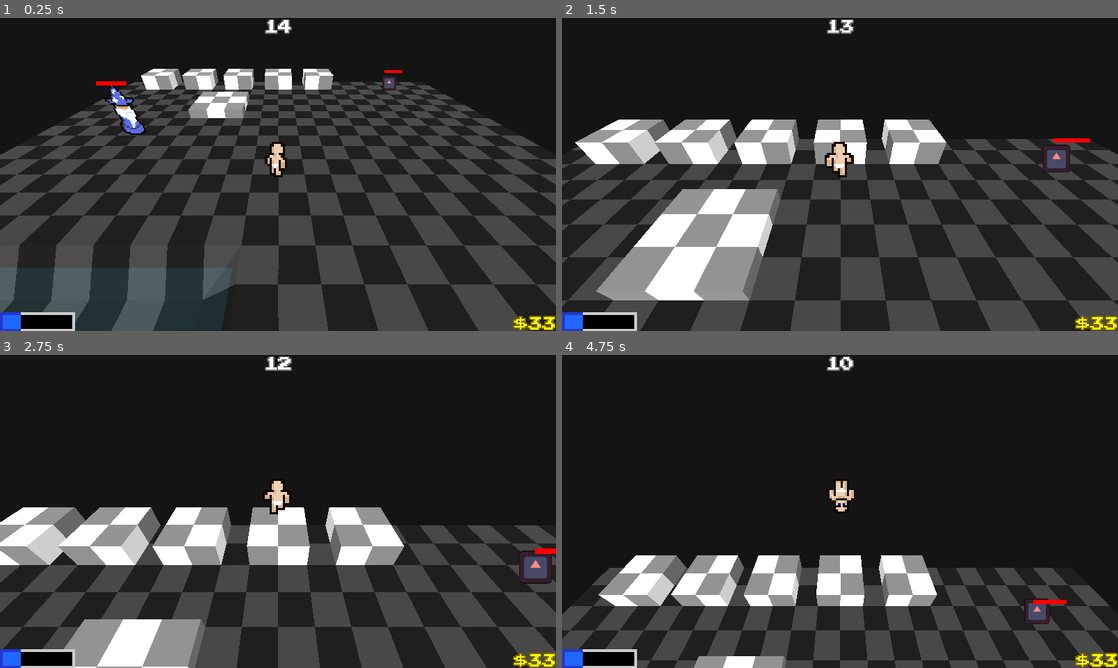
Above: before the commit, frames 1-4 (two rows, left to right).
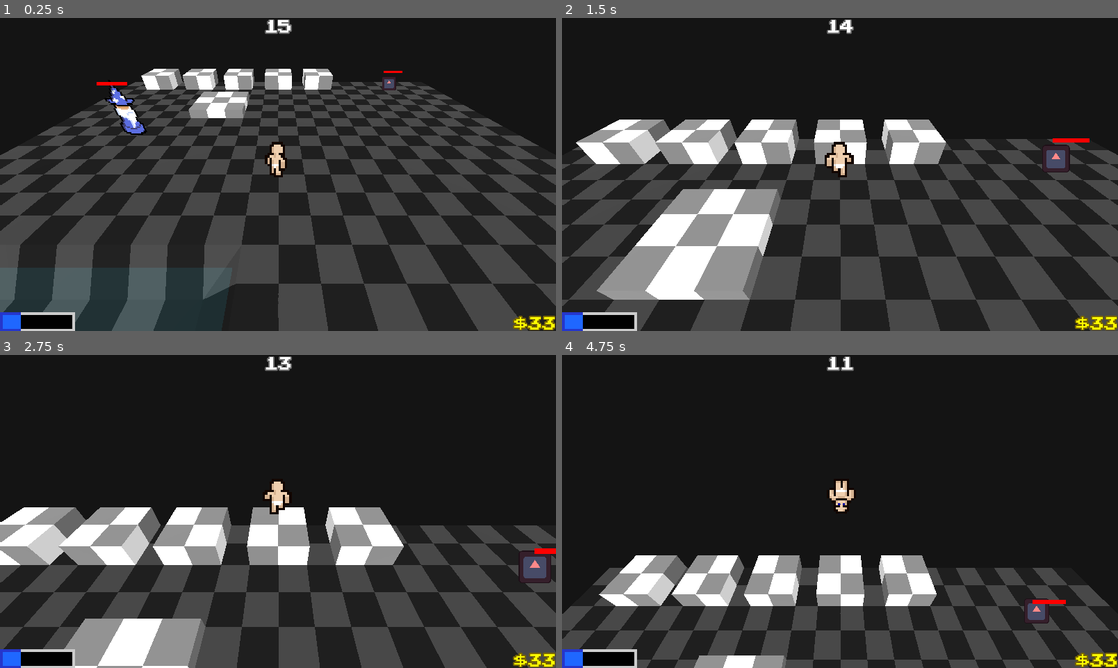
Above: after the commit, the same moments.

Repository: jacob-herrera/LD55
Game: Godot game, scene res://scenes/game.tscn
The game is run twice, just before and just after one commit, with the same random seed, the same clock (stepped at 60 frames per second) and the same inputs. The engine's default icon, where the game draws it, is replaced by a stand-in: a white triangle on a blue panel in a dark square.
Inputs (mouse positions are in pixels of both pictures, inside the frame that each line leads up to):
- Up to frame 1 (0.25 s): no input
- Up to frame 2 (1.5 s): tap Enter (ui_accept) at 0.5 s; move the mouse to (867, 174) at 0.52 s; hold W (move_forward) from 0.53 s (still down); tap F (pickup) at 0.6, 1.35 s; tap Space (jump) at 0.77 s; move the mouse to (812, 174) at 1.27 s
- Up to frame 3 (2.75 s): keep holding W (move_forward); tap Space (jump) at 1.52 s; move the mouse to (289, 505) at 2.02 s; tap F (pickup) at 2.1 s
- Up to frame 4 (4.75 s): keep holding W (move_forward); tap Enter (ui_accept) at 2.75 s; move the mouse to (834, 517) at 2.77 s; tap F (pickup) at 2.85, 3.6, 4.35 s; tap Space (jump) at 3.02, 3.77, 4.52 s; move the mouse to (878, 514) at 3.52 s; move the mouse to (795, 508) at 4.27 s

The runs differ from the first frame. In frame 1, 1.6% of the frame differs, in the area x 0-100%, y 0-100%; in frame 2, 1.2%; in frame 3, 0.7%; in frame 4, 0.8%.

Commit message:
game coordinator stuff

Diff:
--- /dev/null
+++ b/assets/camera_resource.tres
@@ -0,0 +1,10 @@
+[gd_resource type="Resource" script_class="Camera3DResource" load_steps=2 format=3 uid="uid://dab5weecvnpwr"]
+
+[ext_resource type="Script" path="res://addons/phantom_camera/scripts/resources/camera_3D_resource.gd" id="1_18tf5"]
+
+[resource]
+script = ExtResource("1_18tf5")
+cull_mask = 1048575
+h_offset = 0.0
+v_offset = 0.0
+fov = 75.0
--- a/project.godot
+++ b/project.godot
@@ -20,10 +20,10 @@
 
 controls="*res://scripts/autoloads/controls.gd"
 pauser="*res://scripts/autoloads/pauser.gd"
-game_coordinator="*res://scripts/autoloads/game_coordinator.gd"
 globals="*res://scripts/autoloads/globals.gd"
 utils="*res://scripts/autoloads/utils.gd"
 ui="*res://scenes/ui.tscn"
+game_coordinator="*res://scenes/game_coordinator.tscn"
 
 [display]
 
--- a/scenes/game.tscn
+++ b/scenes/game.tscn
@@ -17,6 +17,7 @@
 [ext_resource type="Script" path="res://addons/phantom_camera/scripts/phantom_camera_host/phantom_camera_host.gd" id="13_2hxcw"]
 [ext_resource type="Resource" uid="uid://k62lirijanxl" path="res://assets/cam_tween_player.tres" id="15_36f27"]
 [ext_resource type="Script" path="res://scripts/shop.gd" id="15_itd2k"]
+[ext_resource type="Resource" uid="uid://dab5weecvnpwr" path="res://assets/camera_resource.tres" id="16_6jxv8"]
 [ext_resource type="Resource" uid="uid://be15co36abbxx" path="res://assets/cam_tween_shop.tres" id="16_uunvf"]
 [ext_resource type="Script" path="res://scripts/mana_pool.gd" id="17_5wmwc"]
 [ext_resource type="AudioStream" uid="uid://bls3hxlr2qynn" path="res://assets/audio/mana_pickup.mp3" id="20_8o20s"]
@@ -885,7 +886,7 @@
 tween_parameters = ExtResource("15_36f27")
 tween_on_load = false
 inactive_update_mode = 0
-camera_3D_resource = null
+camera_3D_resource = ExtResource("16_6jxv8")
 
 [node name="Shop" type="Node" parent="." node_paths=PackedStringArray("cameras")]
 script = ExtResource("15_itd2k")
@@ -962,7 +963,6 @@
 
 [node name="Camera3D" type="Camera3D" parent="."]
 transform = Transform3D(1, 0, 0, 0, 0.766044, 0.642788, 0, -0.642788, 0.766044, 0, 2.5, 3)
-fov = 74.858
 
 [node name="PhantomCameraHost" type="Node" parent="Camera3D"]
 script = ExtResource("13_2hxcw")
--- a/scenes/game_coordinator.tscn
+++ b/scenes/game_coordinator.tscn
@@ -1,4 +1,6 @@
-[gd_scene load_steps=5 format=3 uid="uid://bywoxkuyku0xj"]
+[gd_scene load_steps=6 format=3 uid="uid://bywoxkuyku0xj"]
+
+[ext_resource type="Script" path="res://scripts/autoloads/game_coordinator.gd" id="1_bqojs"]
 
 [sub_resource type="Animation" id="Animation_kk0kn"]
 length = 0.001
@@ -57,6 +59,7 @@
 }
 
 [node name="game_coordinator" type="Node"]
+script = ExtResource("1_bqojs")
 
 [node name="CanvasLayer" type="CanvasLayer" parent="."]
 
--- a/scripts/autoloads/game_coordinator.gd
+++ b/scripts/autoloads/game_coordinator.gd
@@ -1,5 +1,8 @@
 extends Node
 class_name GameCoordinator
+
+@onready var fill: ColorRect = $CanvasLayer/BlackFill
+@onready var anim_player: AnimationPlayer = $CanvasLayer/AnimationPlayer
 
 enum GameState {
 	HUB,
@@ -10,16 +13,20 @@
 const LEVEL_1_TELE := Vector3(32, 0, 0)
 
 const PLAYER_CAMERA_DEFAULT_TWEEN: float = 0.5
+const FADE_DURATION: float = 10.0 / 30.0
 
 const HUB_TIME: float = 15.0
 const COMBAT_TIME: float = 30.0
 
 static var state: GameState = GameState.HUB
-
+static var round: int = 0
 static var time: float = HUB_TIME
 
 func _process(delta: float) -> void:
 	time -= delta
+	if time <= FADE_DURATION:
+		anim_player.play("fade_out")
+
 	if time <= 0:
 		# Reset tween
 		globals.character.camera.tween_parameters.duration = PLAYER_CAMERA_DEFAULT_TWEEN
@@ -32,3 +39,5 @@
 				state = GameState.HUB
 				globals.character.global_position = HUB_TELE
 				time = HUB_TIME
+				round += 1
+		anim_player.play("fade_in")
--- a/scripts/autoloads/ui.gd
+++ b/scripts/autoloads/ui.gd
@@ -9,4 +9,4 @@
 	coins_label.text = "$" + str(Globals.coins)
 	mana_bar.value = Globals.mana
 	mana_bar.max_value = Globals.max_mana
-	time.text = str(int(GameCoordinator.time))
+	time.text = str(ceil(GameCoordinator.time))
--- a/scripts/shop.gd
+++ b/scripts/shop.gd
@@ -37,6 +37,7 @@
 		in_shop = true
 		Controls.lock_movement = true
 		cameras[0].set_priority(20)
+		current_item = 0
 
 func _on_area_3d_body_exited(_body: Node3D):
 	in_area = false
Binary file added: assets/summon_ring.png
Not shown, added: assets/summon_ring.png.import
Not shown: 1 places in scenes/game.tscn that only renumber resources
